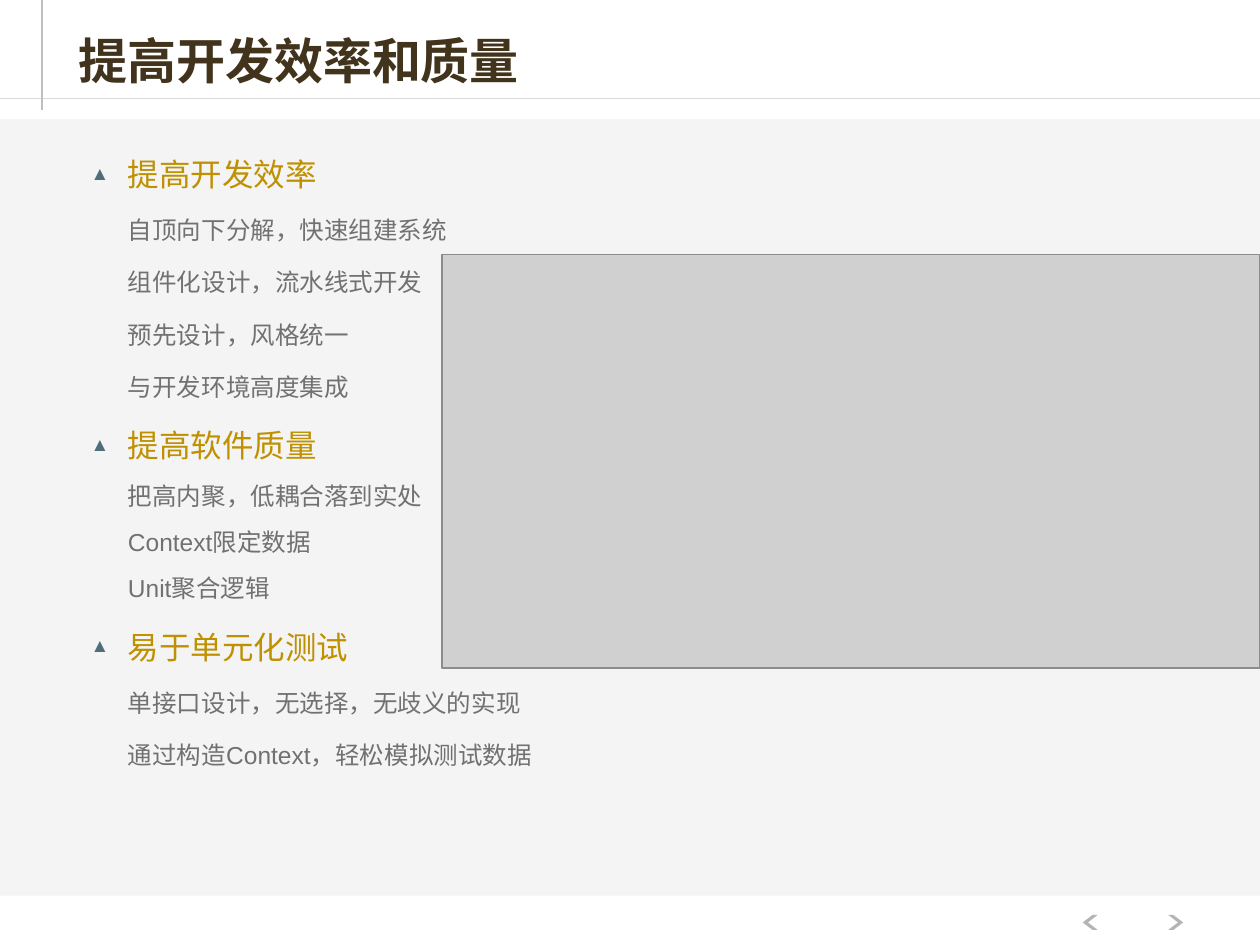
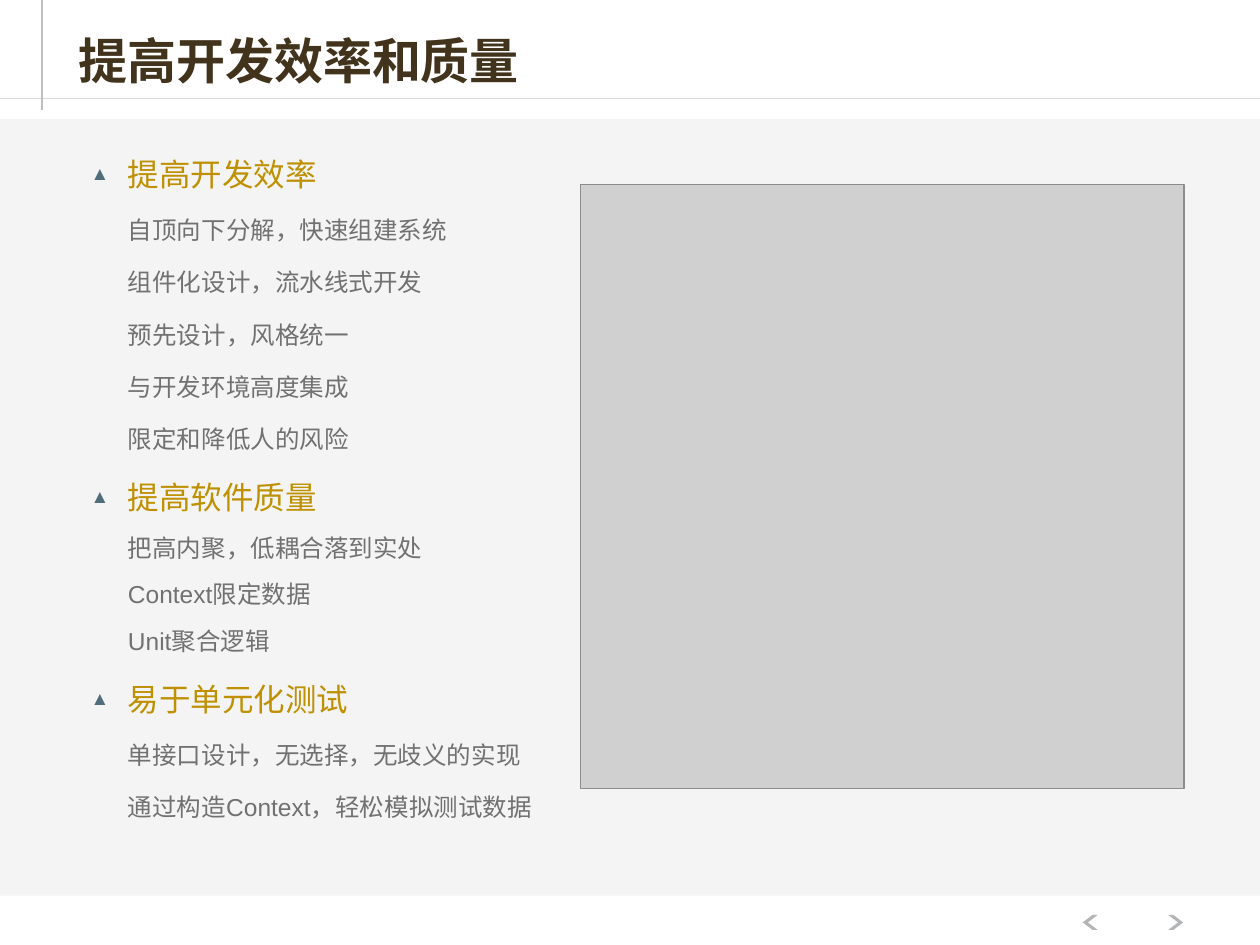
Before and after one commit to hejiehui/xross-tools-installer, a slide deck: slide 22 of doc/X-series V2.pptx (slide 23 before the commit). Drawn at 1260x945 pixels with LibreOffice and Linux fonts; fonts in the diff are those of the drawing; grey boxes stand for pictures. Boxes give left, top, right and bottom in pixels: in the first picture for what was removed or moved away, otherwise in the second. Text is boxed around its words. In the diff, an @@ line names an element or a change of style, - is before the commit and + after.

Commit message:
revised

```diff
--- a/doc/X-series V2.pptx
+++ b/doc/X-series V2.pptx
@@ picture resized from (x1=442, y1=255, x2=1260, y2=668) to (x1=581, y1=185, x2=1184, y2=789) @@
@@ text at (x1=128, y1=427, x2=349, y2=450): paragraph added @@
+    限定和降低人的风险
```
Also in this commit, not shown: 1 slide removed.
